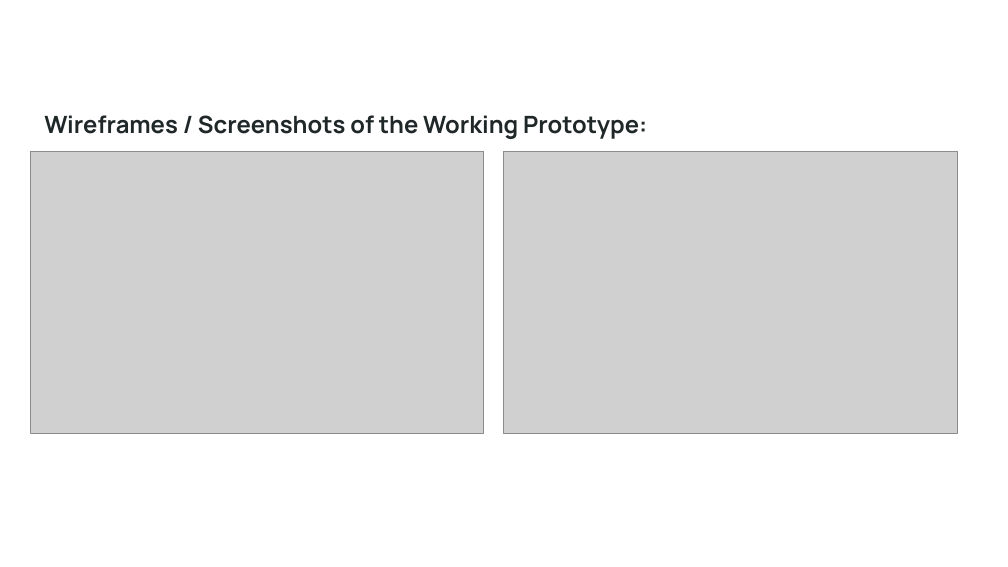
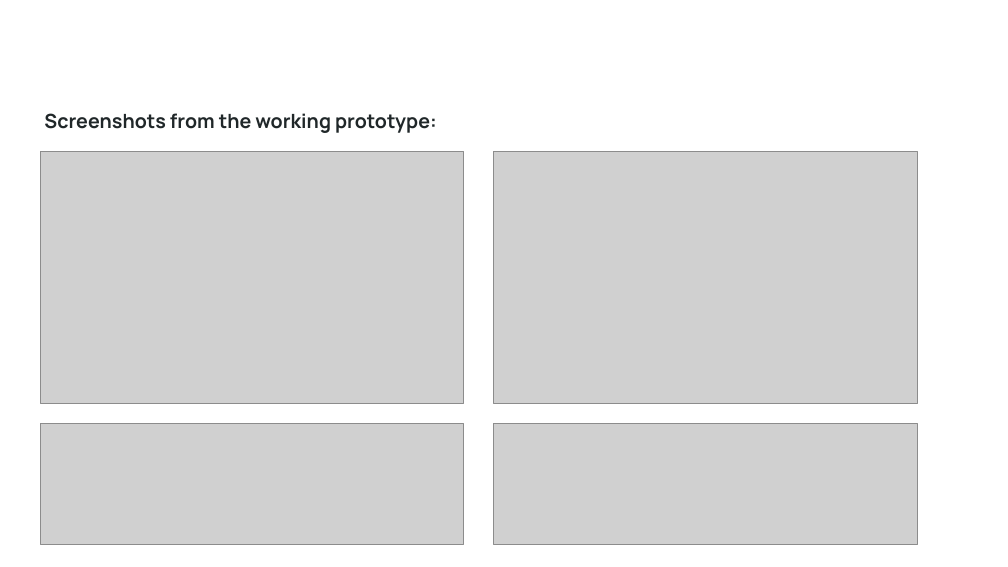
Before and after one commit to Sid-V5/NidhiAi, a slide deck: slide 6 of NidhiAI_Final_Submission.pptx. Drawn at 1008x567 pixels with LibreOffice and Linux fonts; fonts in the diff are those of the drawing; grey boxes stand for pictures; background and template pictures are left out. Boxes give left, top, right and bottom in pixels: in the first picture for what was removed or moved away, otherwise in the second. Text is boxed around its words. In the diff, an @@ line names an element or a change of style, - is before the commit and + after.

```diff
--- a/NidhiAI_Final_Submission.pptx
+++ b/NidhiAI_Final_Submission.pptx
@@ text at bbox=[44, 113, 437, 133]: text changed; size 17 to 14 pt @@
-Wireframes / Screenshots of the Working Prototype:
+Screenshots from the working prototype:
@@ picture: place and size @@
-picture at bbox=[30, 151, 484, 433]
+picture at bbox=[40, 151, 464, 403]
@@ picture: place and size @@
-picture at bbox=[504, 151, 958, 433]
+picture at bbox=[494, 151, 917, 403]
@@ picture added at bbox=[40, 423, 464, 544] @@
@@ picture added at bbox=[494, 423, 917, 544] @@
```
Also in this commit, not shown: 11 other slides changed, 1 slide added, 1 slide removed, 10 other files.
